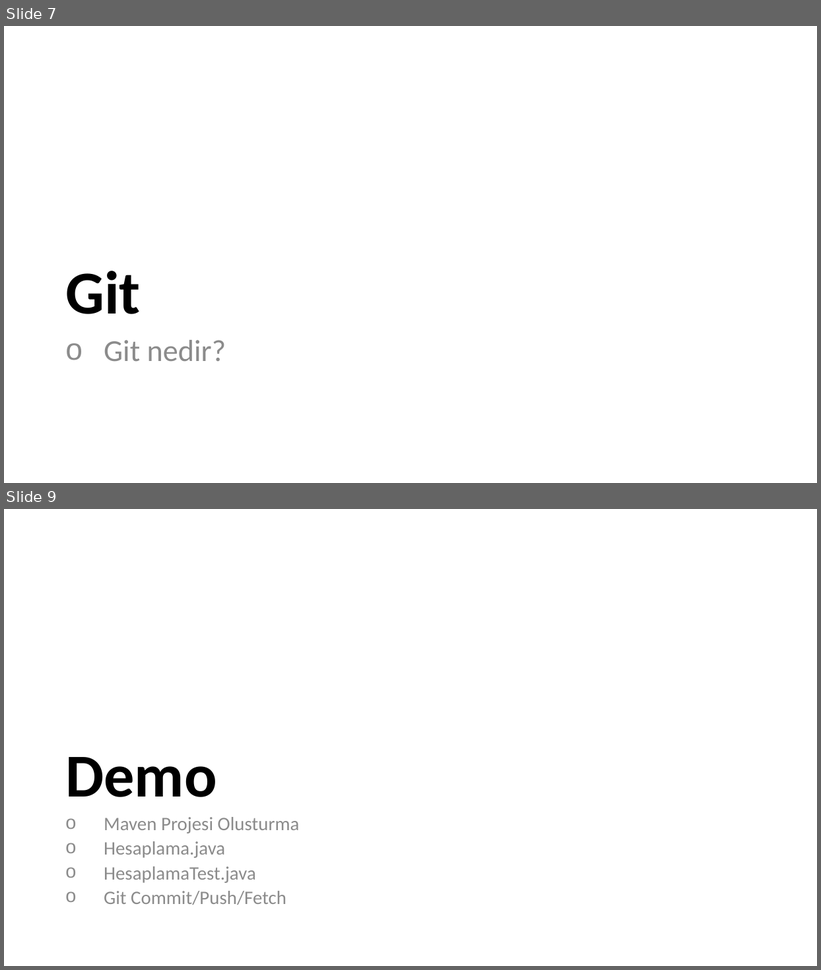
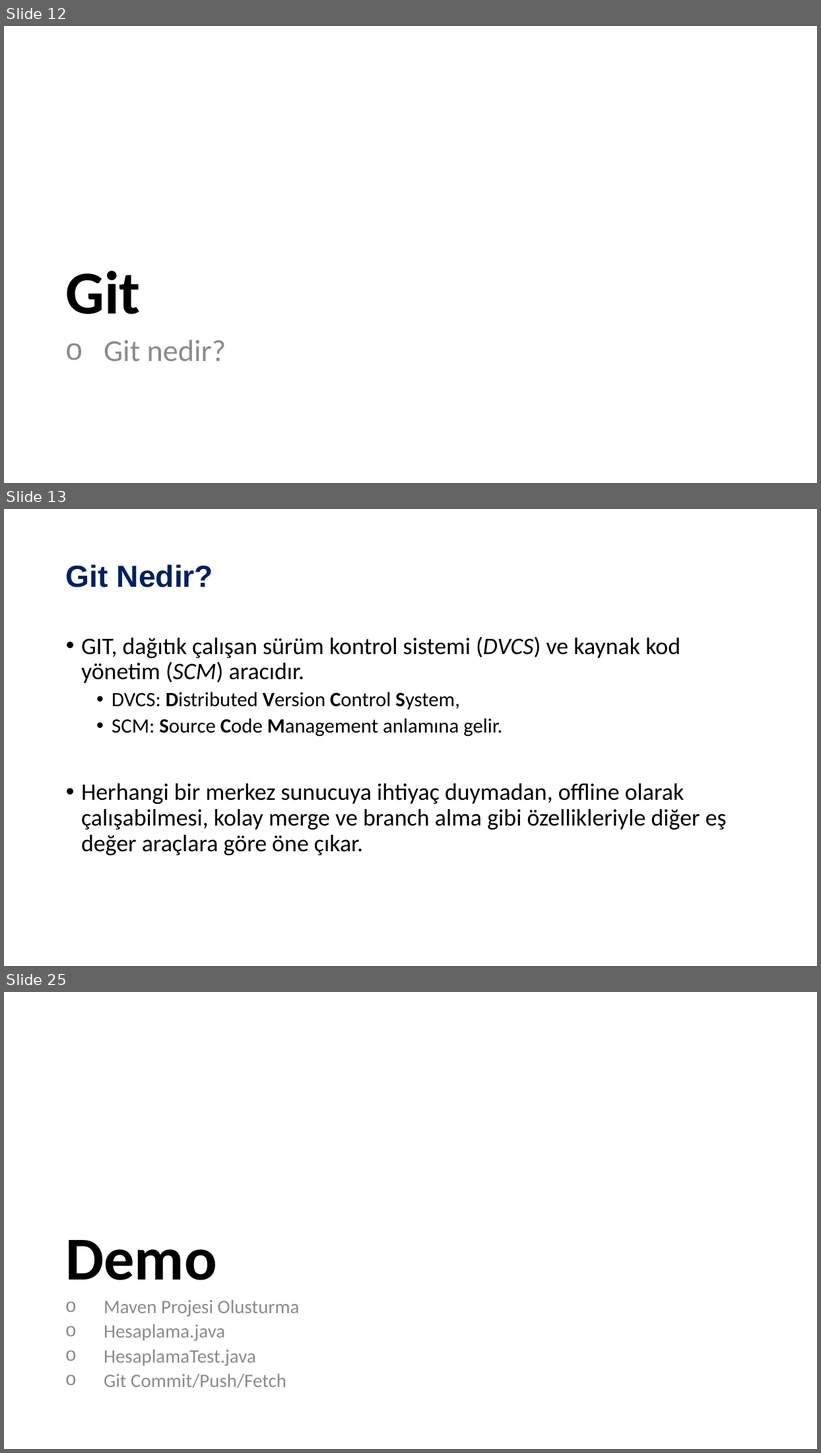
Before and after one commit to ozkansari/MyCourses, a slide deck: SoftwareDevEnvAndTools_2017Autumn/_docs/4_Ders_Sunum.pptx. Shown one above the other, each under a label of ours: slides 7 and 9 before the commit, slides 12, 13 and 25 after it; the slides between them are not shown. The pictures are 821x970 and 821x1453 pixels, drawn with LibreOffice and Linux fonts; fonts in the diff are those of the drawing. Boxes give left, top, right and bottom in pixels: in the first picture for what was removed or moved away, otherwise in the second. Text is boxed around its words. In the diff, an @@ line names an element or a change of style, - is before the commit and + after.

```diff
--- a/SoftwareDevEnvAndTools_2017Autumn/_docs/4_Ders_Sunum.pptx
+++ b/SoftwareDevEnvAndTools_2017Autumn/_docs/4_Ders_Sunum.pptx
@@ slide 13 added at (x1=4, y1=509, x2=817, y2=966), background #FFFFFF @@
@@ title added at (x1=66, y1=564, x2=213, y2=588), 36 pt, text #002060, bold @@
+Git Nedir?
@@ text added at (x1=81, y1=637, x2=727, y2=855), 28 pt, text #000000 @@
+• GIT, dağıtık çalışan sürüm kontrol sistemi (DVCS) ve kaynak kod yönetim (SCM) aracıdır.
+  • DVCS: Distributed Version Control System,
+  • SCM: Source Code Management anlamına gelir.
+• Herhangi bir merkez sunucuya ihtiyaç duymadan, offline olarak çalışabilmesi, kolay merge ve branch alma gibi özellikleriyle diğer eş değer araçlara göre öne çıkar.
@@ what was slide 7 is now slide 12 @@
@@ what was slide 9 is now slide 25 @@
```
Also in this commit, not shown: 4 slides changed, 15 other slides added, 3 other files.
